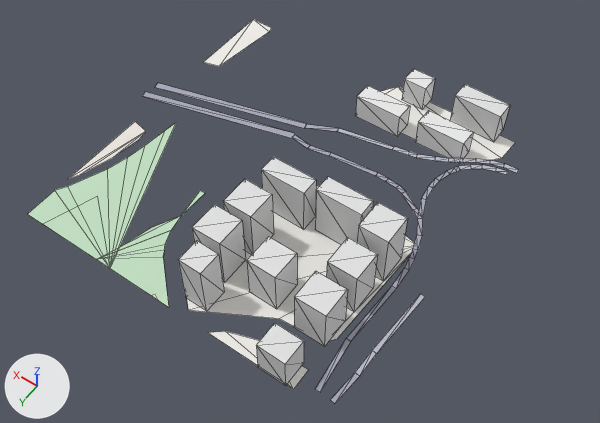
The glTF model white-model-six-districts/chunks/122_87_mid.glb, before and after one commit.
Rendered twice from a 50 mm camera at (800.0, 7847.0, 869.0) aimed at (1213.0, 7269.0, -40.0). The lights are fixed; the arrows at lower left show +X, +Y and +Z. The older version comes first. Mesh edges are drawn as thin lines. Vertices at exactly the same position are counted once.

Script lines for the objects in view, before the commit:
```python
me_mesh_0 = bpy.data.meshes.new('Mesh_0')
me_mesh_0.from_pydata(...)  # 332 vertices, 261 faces; spans x 992.0..1529.0, y 6990.0..7502.0, z -18.0..67.0
me_mesh_0.materials.append(mat_material_0)
ob_mesh_0 = bpy.data.objects.new('Mesh_0', me_mesh_0)
ob_mesh_0.location = (0.0, 0.0, 0.0)
```
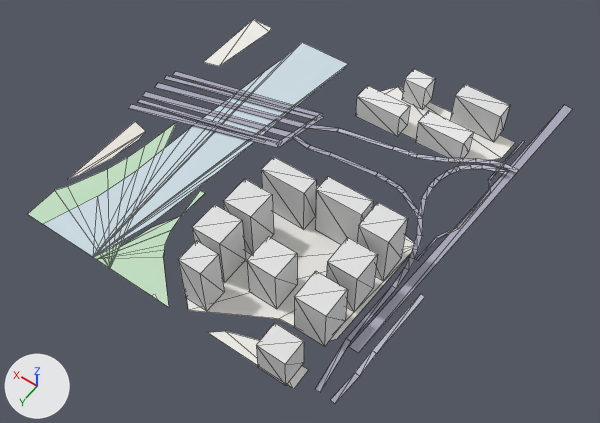
What changed in the scene script:
```text
Change me_mesh_0:
    used by ob_mesh_0; location = (0.0, 0.0, 0.0)
    remove me_mesh_0.from_pydata(...)  # 332 vertices, 261 faces; spans x 992.0..1529.0, y 6990.0..7502.0, z -18.0..67.0
    add me_mesh_0.from_pydata(...)  # 396 vertices, 299 faces; spans x 982.0..1529.0, y 6896.0..7502.0, z -18.0..67.0
    me_mesh_0 part 1
    1 face is deleted
    40 vertices are added at x 1277.0..1527.0, y 7000.0..7500.0, z -18.0..-14.0
    27 new faces join them
    me_mesh_0 part 2
    24 vertices are added at x 982.0..1035.0, y 6896.0..7421.0, z -16.0..-9.0
    12 new faces join them
```

What differs and where, as boxes (x1, y1, x2, y2) in the pictures (600 x 423 px):
'Mesh_0', reshaped (11% wider)
    before: (28, 19, 518, 403)
    after: (28, 19, 572, 403)
part 1 of me_mesh_0, built on
    before: (43, 196, 108, 259)
    after: (43, 42, 348, 259)
part 2 of me_mesh_0, added
    after: (349, 105, 572, 353)
